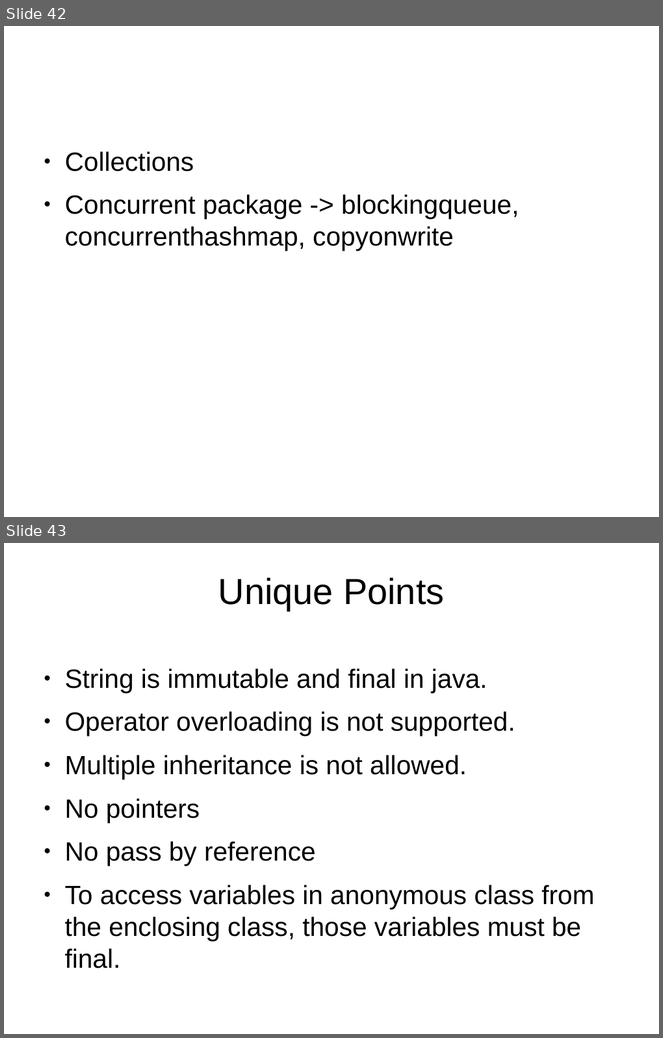
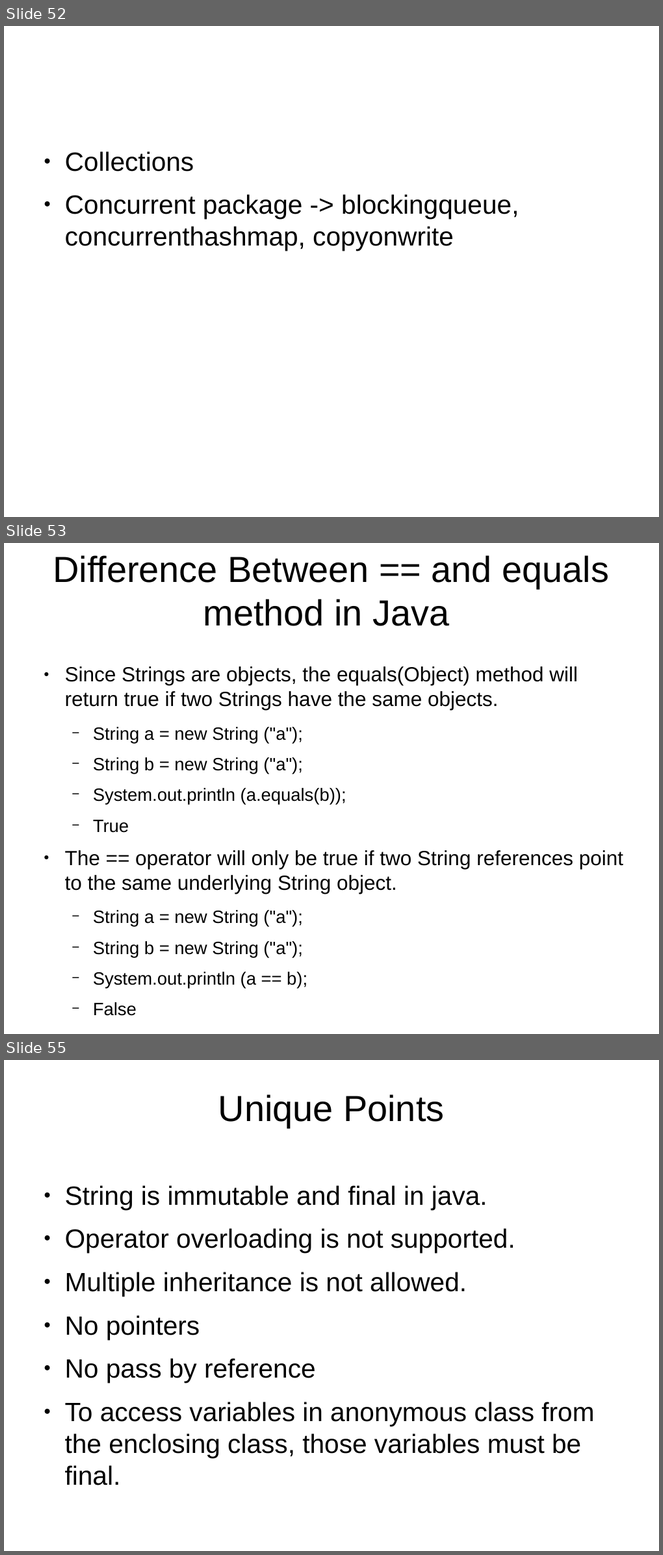
Before and after one commit to shikha-desai/Internship_PreWork, a slide deck: Java/Java_Notes.odp. Shown one above the other, each under a label of ours: slides 42 and 43 before the commit, slides 52, 53 and 55 after it; the slides between them are not shown. The pictures are 663x1038 and 663x1555 pixels, drawn with LibreOffice and Linux fonts; fonts in the diff are those of the drawing; background and template pictures are left out. Boxes give left, top, right and bottom in pixels: in the first picture for what was removed or moved away, otherwise in the second. Text is boxed around its words. In the diff, an @@ line names an element or a change of style, - is before the commit and + after.

Commit message:
Updated collections in java

```diff
--- a/Java/Java_Notes.odp
+++ b/Java/Java_Notes.odp
@@ slide 53 added at (x1=4, y1=543, x2=659, y2=1034), background picture (left out) @@
@@ title added at (x1=53, y1=555, x2=609, y2=626), 44 pt, text #000000 @@
+Difference Between == and equals method in Java
@@ text added at (x1=65, y1=667, x2=623, y2=958), 24.8 pt, text #000000 @@
+● Since Strings are objects, the equals(Object) method will return true if two Strings have the same objects.
+  − String a = new String ("a");
+  − String b = new String ("a");
+  − System.out.println (a.equals(b));
+  − True
+● The == operator will only be true if two String references point to the same underlying String object.
+  − String a = new String ("a");
+  − String b = new String ("a");
+  − System.out.println (a == b);
+  − False
@@ what was slide 42 is now slide 52 @@
@@ what was slide 43 is now slide 55 @@
```
Also in this commit, not shown: 3 slides changed, 11 other slides added, 3 other files.
